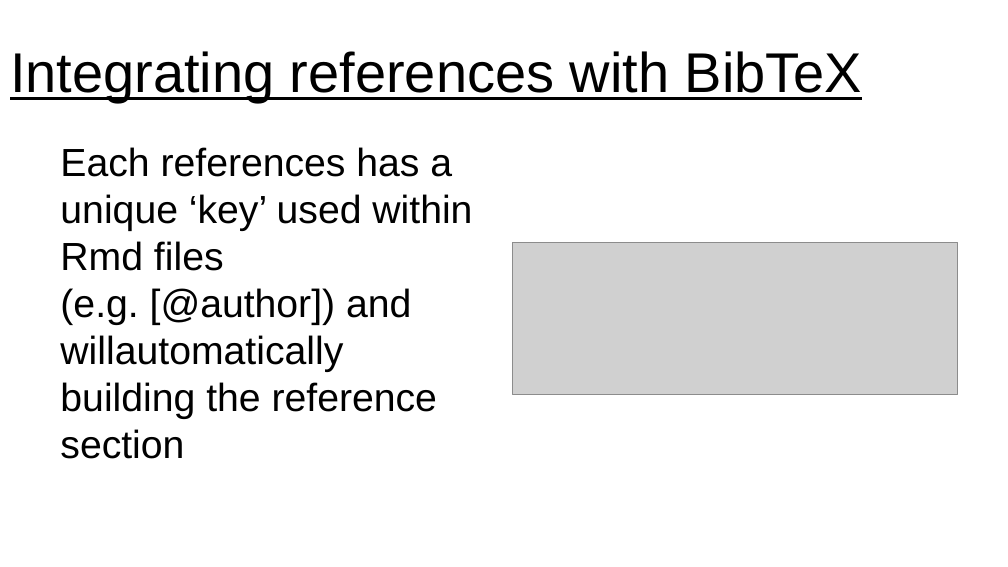
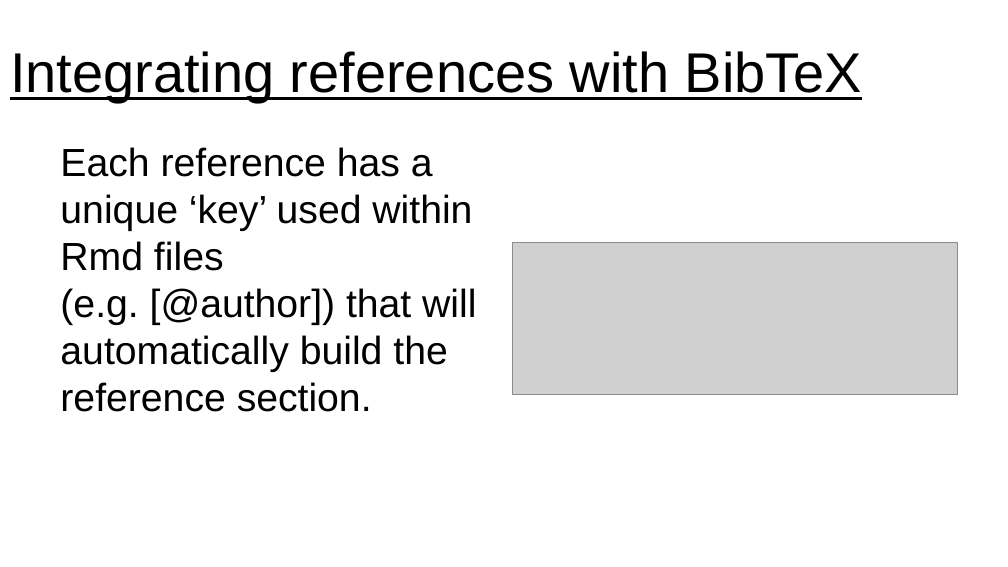
Before and after one commit to jennahamlin/GiGte, a slide deck: slide 11 of GiGte.pptx. Drawn at 1008x567 pixels with LibreOffice and Linux fonts; fonts in the diff are those of the drawing; grey boxes stand for pictures. Boxes give left, top, right and bottom in pixels: in the first picture for what was removed or moved away, otherwise in the second. Text is boxed around its words. In the diff, an @@ line names an element or a change of style, - is before the commit and + after.

```diff
--- a/GiGte.pptx
+++ b/GiGte.pptx
@@ text at [60,147,476,412]: text changed @@
-Each references has a unique ‘key’ used within Rmd files (e.g. [@author]) and willautomatically building the reference section
+Each reference has a unique ‘key’ used within Rmd files (e.g. [@author]) that will automatically build the reference section.
```
Also in this commit, not shown: 10 other slides changed, 4 slides added, 1 other file.
